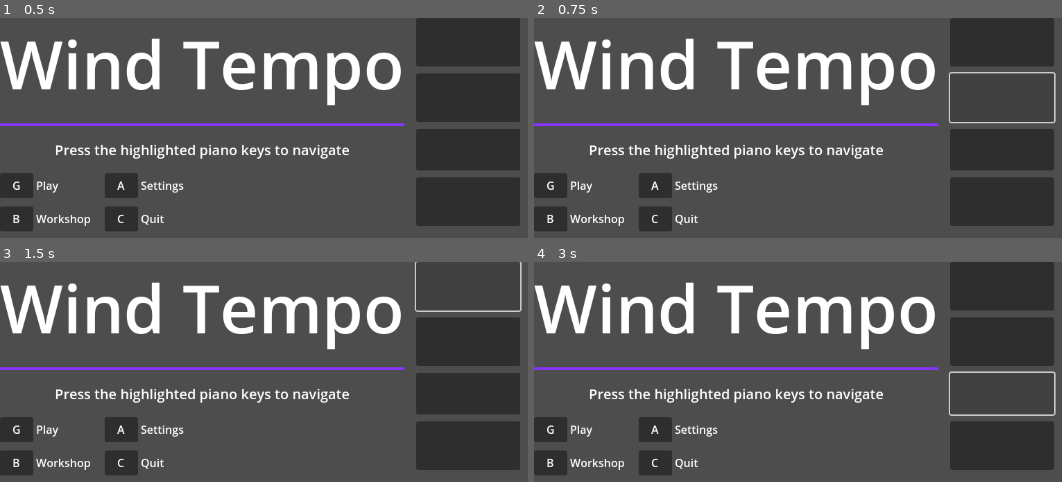
Above: before the commit, frames 1-4 (two rows, left to right).
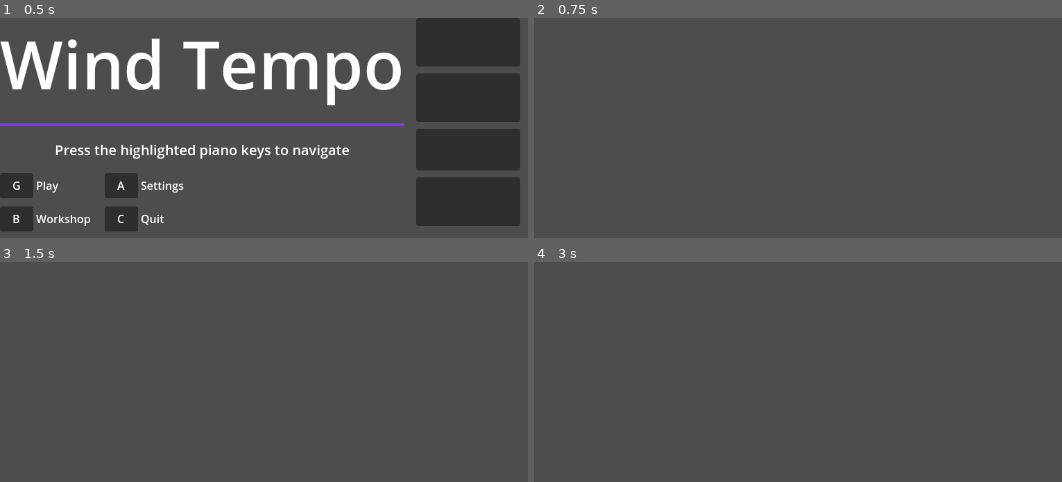
Above: after the commit, the same moments.

Repository: Jae7777/Wind-Tempo
Game: Godot game, scene res://scenes/main_menu.tscn
The game is run twice, just before and just after one commit, with the same random seed, the same clock (stepped at 60 frames per second) and the same inputs. Before the commit the project has no main scene; this scene is started directly in both runs.
Inputs (mouse positions are in pixels of both pictures, inside the frame that each line leads up to):
- Up to frame 1 (0.5 s): no input
- Up to frame 2 (0.75 s): click (1003, 97) at 0.5 s
- Up to frame 3 (1.5 s): click (469, 286) at 1.27 s
- Up to frame 4 (3 s): click (1003, 286) at 2.02 s; click (1003, 394) at 2.77 s

Frame 1 is identical in both runs. In frame 2, 25% of the frame differs, in the area x 0-99%, y 0-97%; in frame 3, 25%; in frame 4, 26%.

Commit message:
Added a script and working version of Main menu

Diff:
--- a/wind-tempo/project.godot
+++ b/wind-tempo/project.godot
@@ -11,5 +11,29 @@
 [application]
 
 config/name="Wind Tempo"
+run/main_scene="uid://opg0dixgcxcg"
 config/features=PackedStringArray("4.5", "Forward Plus")
 config/icon="res://icon.svg"
+
+[input]
+
+menu_play={
+"deadzone": 0.2,
+"events": [Object(InputEventKey,"resource_local_to_scene":false,"resource_name":"","device":-1,"window_id":0,"alt_pressed":false,"shift_pressed":false,"ctrl_pressed":false,"meta_pressed":false,"pressed":false,"keycode":0,"physical_keycode":71,"key_label":0,"unicode":103,"location":0,"echo":false,"script":null)
+]
+}
+menu_settings={
+"deadzone": 0.2,
+"events": [Object(InputEventKey,"resource_local_to_scene":false,"resource_name":"","device":-1,"window_id":0,"alt_pressed":false,"shift_pressed":false,"ctrl_pressed":false,"meta_pressed":false,"pressed":false,"keycode":0,"physical_keycode":65,"key_label":0,"unicode":97,"location":0,"echo":false,"script":null)
+]
+}
+menu_workshops={
+"deadzone": 0.2,
+"events": [Object(InputEventKey,"resource_local_to_scene":false,"resource_name":"","device":-1,"window_id":0,"alt_pressed":false,"shift_pressed":false,"ctrl_pressed":false,"meta_pressed":false,"pressed":false,"keycode":0,"physical_keycode":66,"key_label":0,"unicode":98,"location":0,"echo":false,"script":null)
+]
+}
+menu_exit={
+"deadzone": 0.2,
+"events": [Object(InputEventKey,"resource_local_to_scene":false,"resource_name":"","device":-1,"window_id":0,"alt_pressed":false,"shift_pressed":false,"ctrl_pressed":false,"meta_pressed":false,"pressed":false,"keycode":0,"physical_keycode":67,"key_label":0,"unicode":99,"location":0,"echo":false,"script":null)
+]
+}
--- /dev/null
+++ b/wind-tempo/scenes/main_menu.gd
@@ -0,0 +1,34 @@
+extends Control
+
+@onready var key_play: Button      = $LeftPanel/Piano/KeyPlay
+@onready var key_settings: Button  = $LeftPanel/Piano/KeySettings
+@onready var key_workshops: Button = $LeftPanel/Piano/KeyWorkshops
+@onready var key_exit: Button      = $LeftPanel/Piano/KeyExit
+
+func _ready() -> void:
+	key_play.pressed.connect(_on_play)
+	key_settings.pressed.connect(_on_settings)
+	key_workshops.pressed.connect(_on_workshops)
+	key_exit.pressed.connect(_on_exit)
+
+func _unhandled_input(event: InputEvent) -> void:
+	if Input.is_action_just_pressed("menu_play"):
+		_on_play()
+	elif Input.is_action_just_pressed("menu_settings"):
+		_on_settings()
+	elif Input.is_action_just_pressed("menu_workshops"):
+		_on_workshops()
+	elif Input.is_action_just_pressed("menu_exit"):
+		_on_exit()
+
+func _on_play() -> void:
+	get_tree().change_scene_to_file("res://scenes/Play.tscn")
+
+func _on_settings() -> void:
+	get_tree().change_scene_to_file("res://scenes/Settings.tscn")
+
+func _on_workshops() -> void:
+	get_tree().change_scene_to_file("res://scenes/Workshops.tscn")
+
+func _on_exit() -> void:
+	get_tree().quit()
--- a/wind-tempo/scenes/main_menu.tscn
+++ b/wind-tempo/scenes/main_menu.tscn
@@ -1,4 +1,6 @@
-[gd_scene format=3 uid="uid://opg0dixgcxcg"]
+[gd_scene load_steps=2 format=3 uid="uid://opg0dixgcxcg"]
+
+[ext_resource type="Script" uid="uid://dd547ny3cykls" path="res://scenes/main_menu.gd" id="1_l6cm7"]
 
 [node name="main-menu" type="Node2D"]
 
@@ -9,14 +11,10 @@
 anchor_bottom = 1.0
 grow_horizontal = 2
 grow_vertical = 2
+script = ExtResource("1_l6cm7")
 
 [node name="BG" type="ColorRect" parent="MainMenu"]
 layout_mode = 1
-anchors_preset = -1
-anchor_right = 1.0
-anchor_bottom = 1.0
-grow_horizontal = 2
-grow_vertical = 2
 color = Color(0.37802696, 9.775355e-05, 0.37802422, 1)
 
 [node name="LeftPanel" type="Control" parent="MainMenu"]
Not shown, added: wind-tempo/scenes/main_menu.gd.uid
